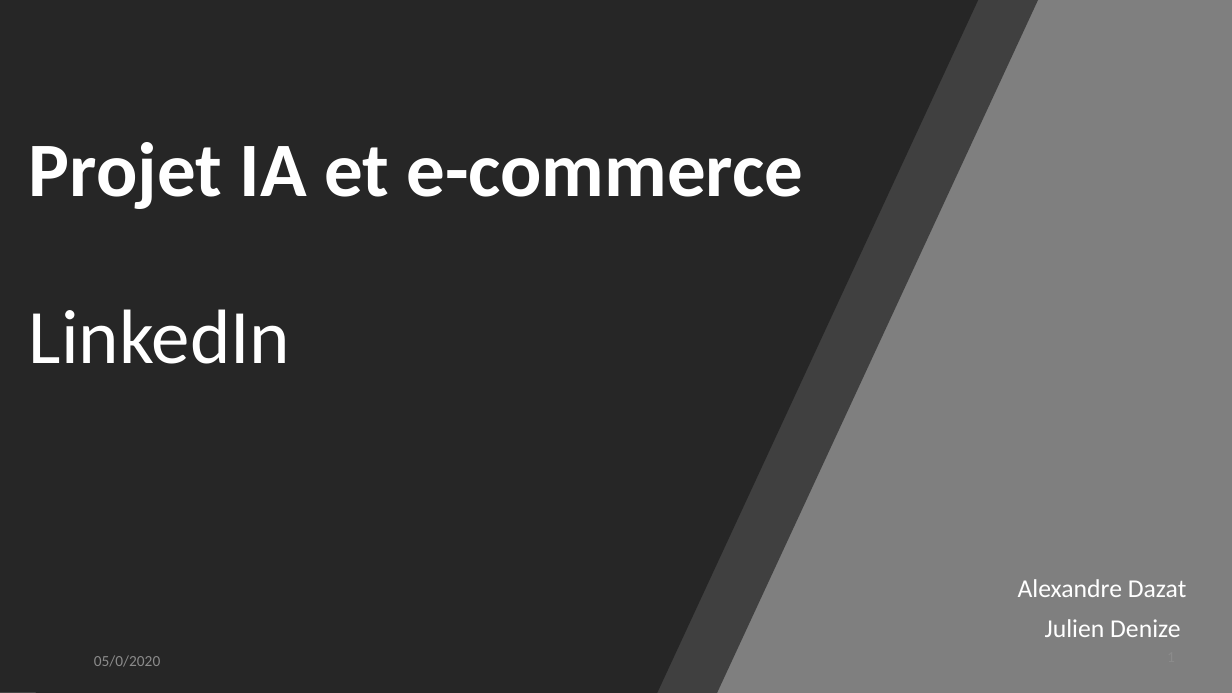
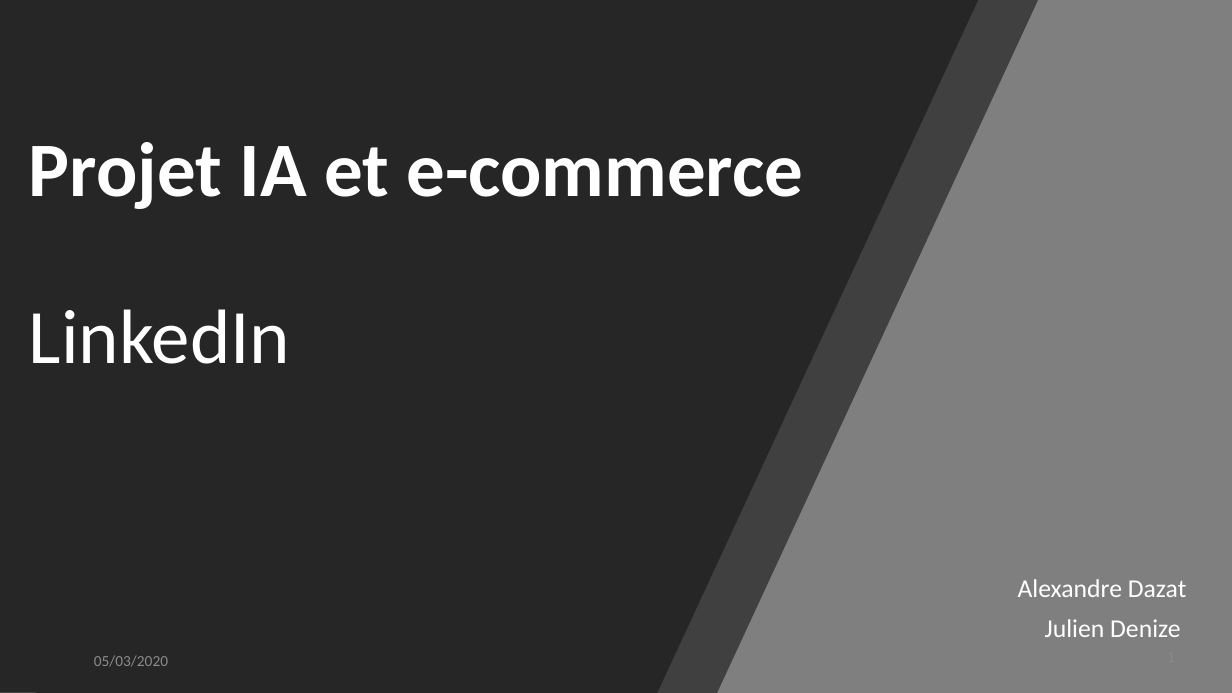
Before and after one commit to juliendenize/Linkedin-IA316-2020, a slide deck: slide 1 of IA316_Linkdn.pptx. Drawn at 1232x693 pixels with LibreOffice and Linux fonts; fonts in the diff are those of the drawing; background and template pictures are left out. Boxes give left, top, right and bottom in pixels: in the first picture for what was removed or moved away, otherwise in the second. Text is boxed around its words. In the diff, an @@ line names an element or a change of style, - is before the commit and + after.

```diff
--- a/IA316_Linkdn.pptx
+++ b/IA316_Linkdn.pptx
@@ text at box(94, 655, 168, 667): text changed @@
-05/0/2020
+05/03/2020
```
Also in this commit, not shown: 12 other slides changed.
